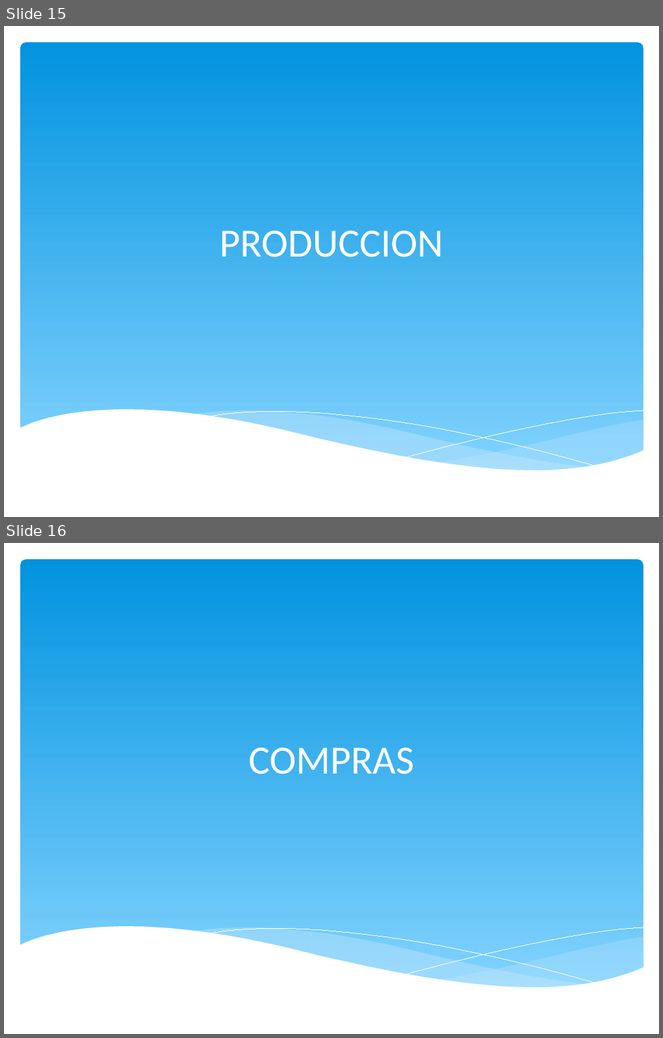
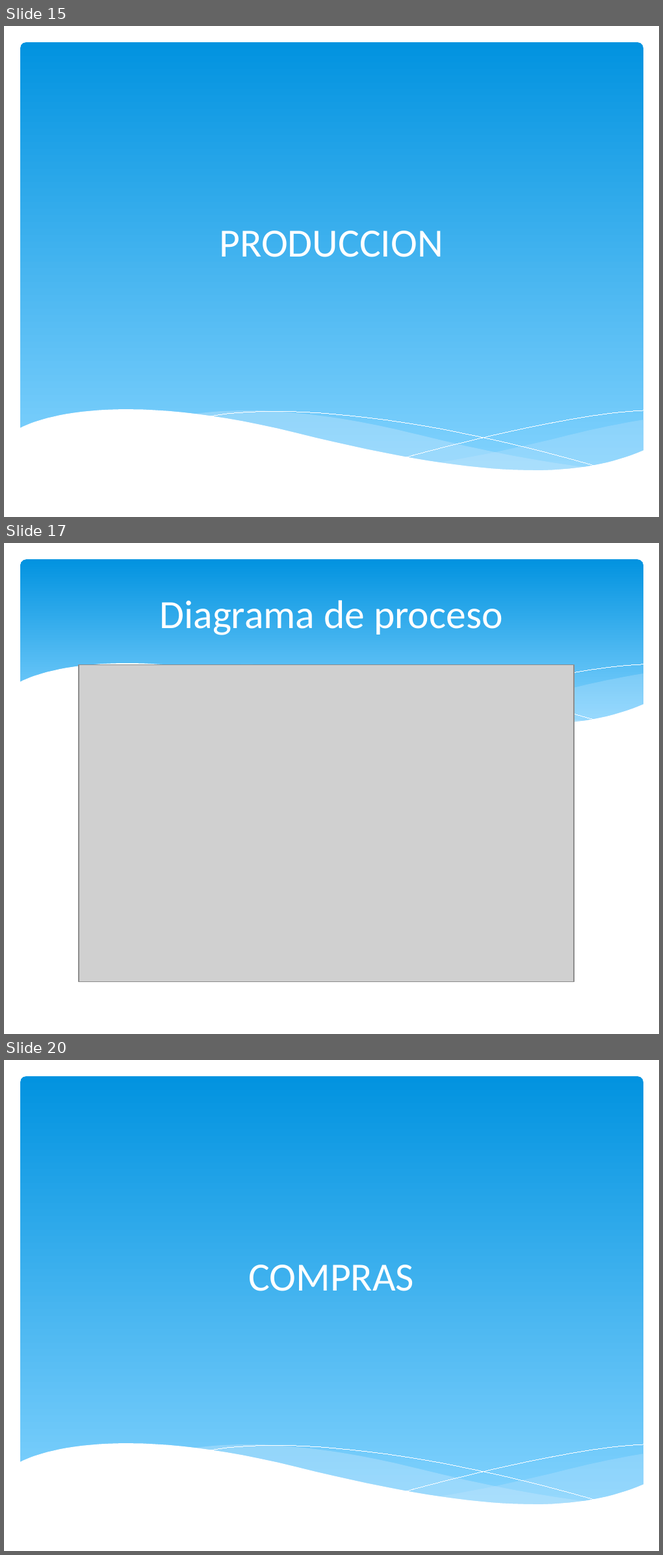
Before and after one commit to igodeveloper/infocomedor, a slide deck: presentacion/INFOCOMEDOR - PPT.pptx. Shown one above the other, each under a label of ours: slides 15 and 16 before the commit, slides 15, 17 and 20 after it; the slides between them are not shown. The pictures are 663x1038 and 663x1555 pixels, drawn with LibreOffice and Linux fonts; fonts in the diff are those of the drawing; grey boxes stand for pictures. Boxes give left, top, right and bottom in pixels: in the first picture for what was removed or moved away, otherwise in the second. Text is boxed around its words. In the diff, an @@ line names an element or a change of style, - is before the commit and + after.

```diff
--- a/presentacion/INFOCOMEDOR - PPT.pptx
+++ b/presentacion/INFOCOMEDOR - PPT.pptx
@@ slide 17 added at [4,543,659,1034], background #FFFFFF @@
@@ rounded rectangle added at [20,559,644,736], fill gradient #0293E0 to #83D3FE @@
@@ title added at [160,600,503,635], 44 pt, text #FFFFFF @@
+Diagrama de proceso
@@ group added at [19,663,644,759]: 5 freeform shapes @@
@@ picture added at [79,665,574,982] @@
@@ what was slide 16 is now slide 20 @@
```
Also in this commit, not shown: 9 other slides added, 2 slides removed.
